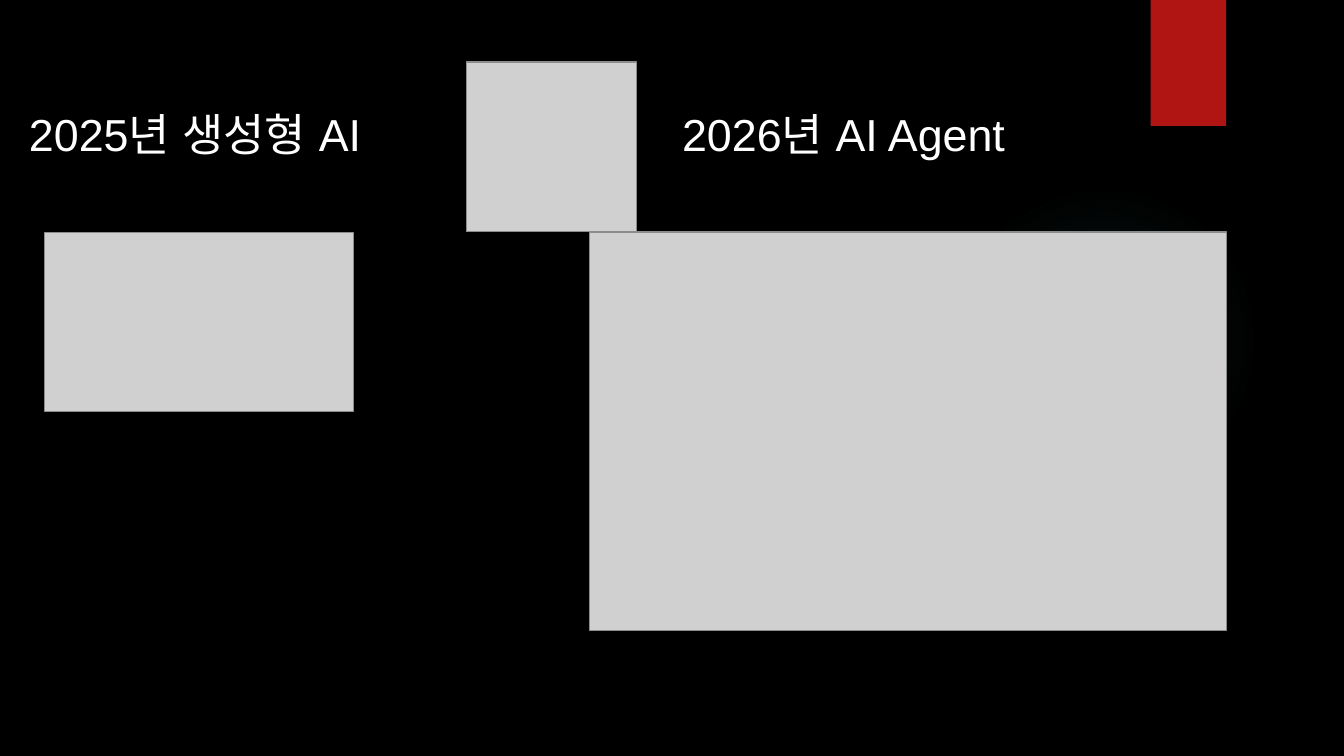
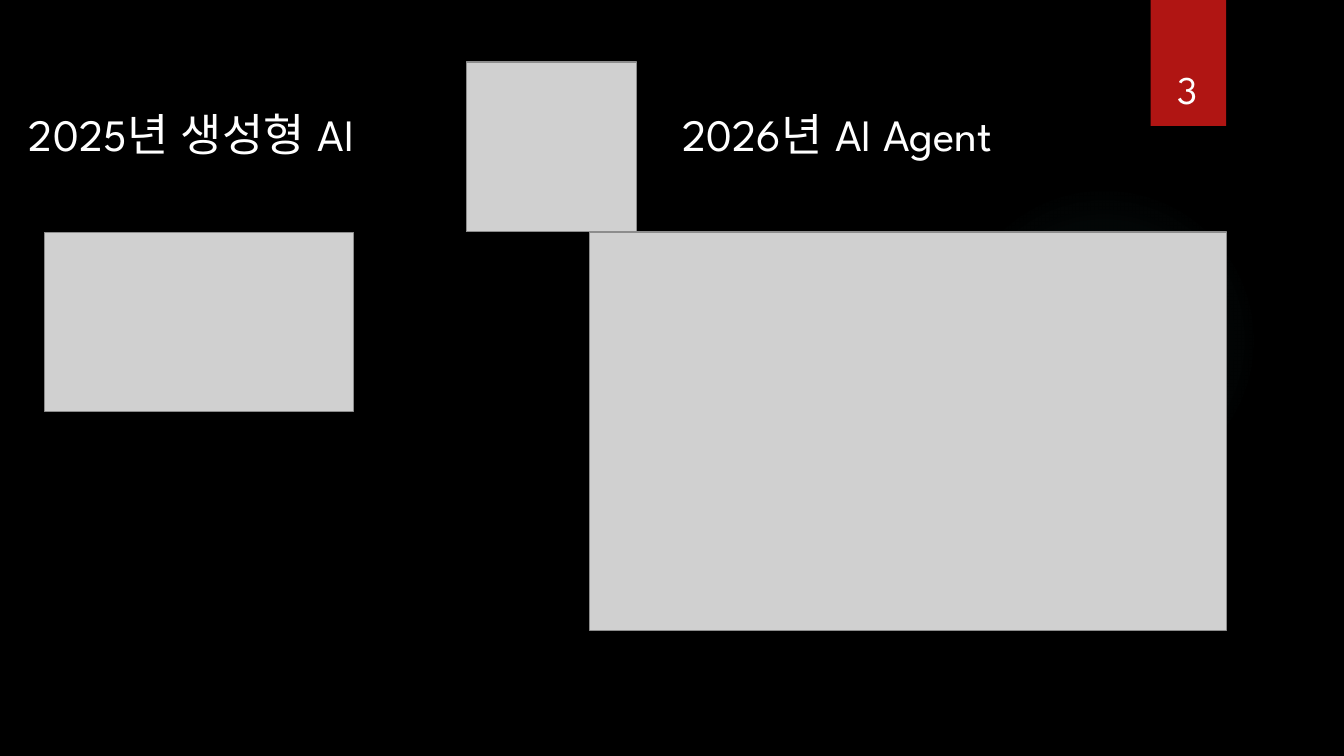
Before and after one commit to ancestor9/Introduction-to-BigData-Analysis, a slide deck: slide 3 of AI 역량강화.pptx (slide 5 before the commit). Drawn at 1344x756 pixels with LibreOffice and Linux fonts; fonts in the diff are those of the drawing; grey boxes stand for pictures; background and template pictures are left out. Boxes give left, top, right and bottom in pixels: in the first picture for what was removed or moved away, otherwise in the second. Text is boxed around its words. In the diff, an @@ line names an element or a change of style, - is before the commit and + after.

```diff
--- a/AI 역량강화.pptx
+++ b/AI 역량강화.pptx
@@ page number added at bbox=[1177, 77, 1197, 105], 28 pt, text #FFFFFF @@
+3
@@ text "2025년 생성형 AI" at bbox=[29, 113, 354, 155]: font Arial to League Spartan @@
@@ text "2026년 AI Agent" at bbox=[682, 114, 992, 161]: font Arial to League Spartan @@
```
Also in this commit, not shown: 37 other slides changed, 6 slides added, 1 slide removed, 1 other file.
